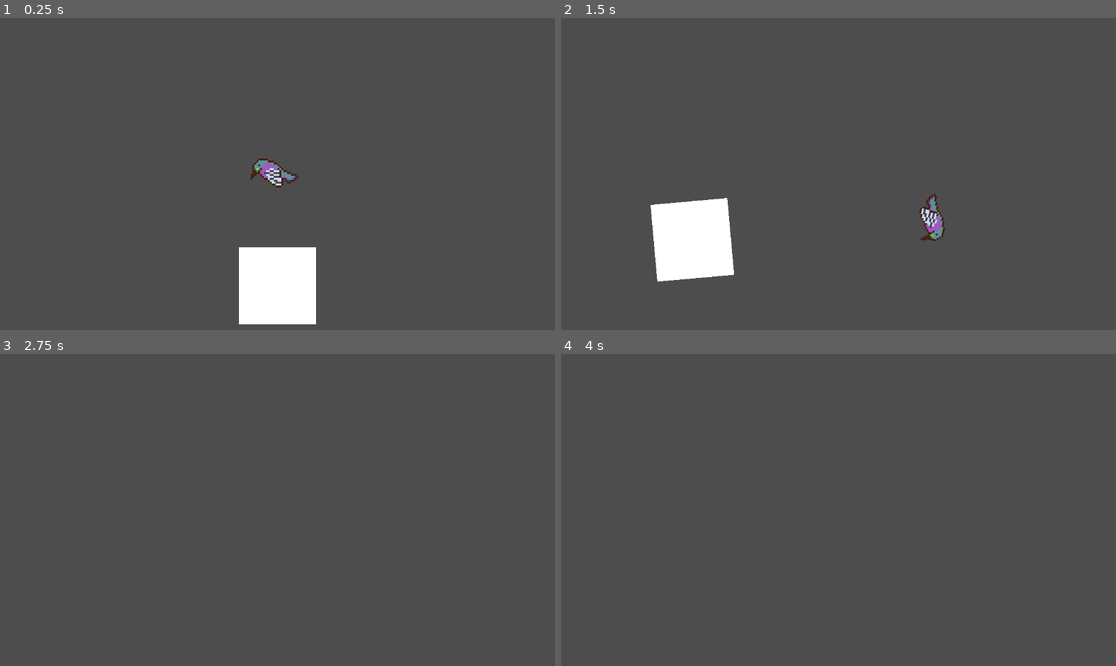
Above: before the commit, frames 1-4 (two rows, left to right).
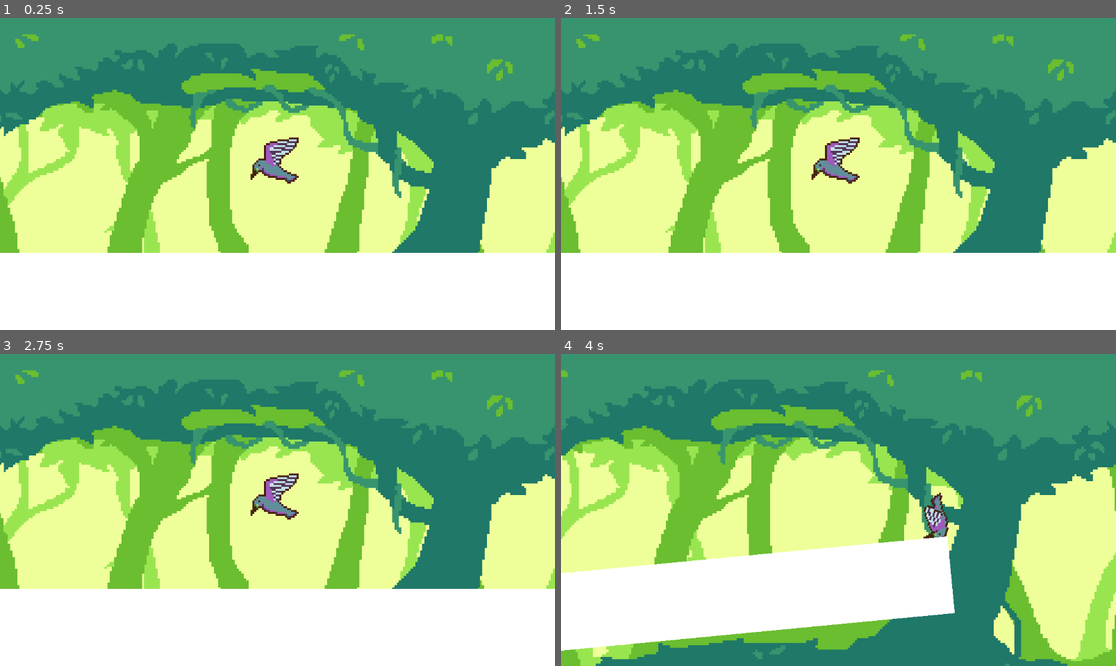
Above: after the commit, the same moments.

Repository: GuyWithaPC/HummingbirdSimulator
Game: Godot game, scene res://Scenes/PlayerControllerTest.tscn
The game is run twice, just before and just after one commit, with the same random seed, the same clock (stepped at 60 frames per second) and the same inputs. The project has no main scene, so this scene is started directly.
Inputs:
- Up to frame 1 (0.25 s): no input
- Up to frame 2 (1.5 s): hold D (right) from 0.53 s (still down); tap W (up) at 0.77 s
- Up to frame 3 (2.75 s): tap W (up) at 1.52 s; release D (right) at 2.03 s; hold A (left) from 2.03 s (still down)
- Up to frame 4 (4 s): tap Enter at 2.75 s; release A (left) at 2.78 s; hold D (right) from 2.78 s (still down); tap W (up) at 3.02, 3.77 s

The runs differ from the first frame. In frame 1, 97% of the frame differs, in the area x 0-100%, y 0-100%; in frame 2, 99%; in frame 3, 100%; in frame 4, 100%.

Commit message:
added countdown audio and a start timer

Diff:
--- a/Prefabs/Player.tscn
+++ b/Prefabs/Player.tscn
@@ -1,7 +1,12 @@
-[gd_scene load_steps=4 format=3 uid="uid://r47hkyg65bmd"]
+[gd_scene load_steps=9 format=3 uid="uid://r47hkyg65bmd"]
 
 [ext_resource type="Script" path="res://Scripts/PlayerController.gd" id="1_0e1xv"]
 [ext_resource type="SpriteFrames" uid="uid://b0yslqpxxnwdm" path="res://Sprites/bird.tres" id="1_gns27"]
+[ext_resource type="Texture2D" uid="uid://8m2oicjhqjgd" path="res://Sprites/Forest/Parallax/0.png" id="3_0ygj3"]
+[ext_resource type="Texture2D" uid="uid://cocgdt3vv3x73" path="res://Sprites/Forest/Parallax/1.png" id="4_8ywe3"]
+[ext_resource type="Texture2D" uid="uid://cpue3eyw7544q" path="res://Sprites/Forest/Parallax/2.png" id="5_gyq3f"]
+[ext_resource type="Texture2D" uid="uid://cqpelaiehkdmr" path="res://Sprites/Forest/Parallax/3.png" id="6_57doj"]
+[ext_resource type="Texture2D" uid="uid://bg5yl878uuag2" path="res://Sprites/Forest/Parallax/4.png" id="7_dc86v"]
 
 [sub_resource type="CircleShape2D" id="CircleShape2D_w3llq"]
 radius = 12.0
@@ -22,3 +27,72 @@
 position_smoothing_enabled = true
 rotation_smoothing_enabled = true
 rotation_smoothing_speed = 0.1
+
+[node name="Background" type="ParallaxBackground" parent="Camera"]
+scale = Vector2(1.2, 1.2)
+transform = Transform2D(1.2, 0, 0, 1.2, 0, 0)
+scroll_base_scale = Vector2(0.05, 0)
+scroll_limit_begin = Vector2(inf_neg, inf_neg)
+scroll_limit_end = Vector2(inf, inf)
+
+[node name="ParallaxLayer0" type="ParallaxLayer" parent="Camera/Background"]
+texture_filter = 1
+texture_repeat = 2
+motion_scale = Vector2(0, 0)
+motion_mirroring = Vector2(256, 0)
+
+[node name="TextureRect" type="TextureRect" parent="Camera/Background/ParallaxLayer0"]
+texture_repeat = 2
+offset_right = 40.0
+offset_bottom = 40.0
+texture = ExtResource("3_0ygj3")
+
+[node name="ParallaxLayer1" type="ParallaxLayer" parent="Camera/Background"]
+texture_filter = 1
+texture_repeat = 2
+motion_mirroring = Vector2(256, 0)
+
+[node name="TextureRect" type="TextureRect" parent="Camera/Background/ParallaxLayer1"]
+texture_repeat = 2
+offset_right = 40.0
+offset_bottom = 40.0
+texture = ExtResource("4_8ywe3")
+
+[node name="ParallaxLayer2" type="ParallaxLayer" parent="Camera/Background"]
+texture_filter = 1
+texture_repeat = 2
+motion_scale = Vector2(2, 2)
+motion_mirroring = Vector2(256, 0)
+
+[node name="TextureRect" type="TextureRect" parent="Camera/Background/ParallaxLayer2"]
+texture_repeat = 2
+offset_right = 40.0
+offset_bottom = 40.0
+texture = ExtResource("5_gyq3f")
+
+[node name="ParallaxLayer3" type="ParallaxLayer" parent="Camera/Background"]
+texture_filter = 1
+texture_repeat = 2
+motion_scale = Vector2(3, 3)
+motion_mirroring = Vector2(256, 0)
+
+[node name="TextureRect" type="TextureRect" parent="Camera/Background/ParallaxLayer3"]
+texture_repeat = 2
+offset_right = 40.0
+offset_bottom = 40.0
+texture = ExtResource("6_57doj")
+
+[node name="ParallaxLayer4" type="ParallaxLayer" parent="Camera/Background"]
+texture_filter = 1
+texture_repeat = 2
+motion_scale = Vector2(4, 4)
+motion_mirroring = Vector2(256, 0)
+
+[node name="TextureRect" type="TextureRect" parent="Camera/Background/ParallaxLayer4"]
+texture_repeat = 2
+offset_right = 40.0
+offset_bottom = 40.0
+texture = ExtResource("7_dc86v")
+
+[node name="Audio" type="AudioStreamPlayer" parent="."]
+max_polyphony = 2
--- a/Scenes/PlayerControllerTest.tscn
+++ b/Scenes/PlayerControllerTest.tscn
@@ -10,7 +10,8 @@
 [node name="Player" parent="." instance=ExtResource("1_74ohp")]
 
 [node name="Wall" type="StaticBody2D" parent="."]
-position = Vector2(-20, 38)
+position = Vector2(-144, 41)
+scale = Vector2(7.2, 1)
 
 [node name="ColorRect" type="ColorRect" parent="Wall"]
 offset_right = 40.0
--- a/Scripts/PlayerController.gd
+++ b/Scripts/PlayerController.gd
@@ -3,17 +3,27 @@
 @export var gravity = 500.0
 @export var tilt_speed = 2.0
 
+var begin_audio = preload("res://Audio/begin.ogg")
+
 var throttle = gravity
 var throttle_speed = gravity
 var MAX_THROTTLE = gravity * 2
 
+var timer = 3.0
+
 func _ready():
-	$Sprite.play()
+	$Audio.stream = begin_audio
+	$Audio.play()
 
 func adjust_throttle(amount: float):
 	throttle = clamp(throttle + amount,0,MAX_THROTTLE)
 
 func _physics_process(delta: float):
+	if (timer > 0):
+		timer -= delta
+		return
+	else:
+		$Sprite.play()
 	# Add the gravity.
 	if not is_on_floor():
 		velocity.y += gravity * delta
Not shown, added: Audio/begin.ogg.import
Binary file added: Fonts/Kenney Blocks.ttf
Not shown, added: Fonts/Kenney Blocks.ttf.import
Binary file added: Sprites/Forest/Parallax/0.png
Not shown, added: Sprites/Forest/Parallax/0.png.import
Binary file added: Sprites/Forest/Parallax/1.png
Not shown, added: Sprites/Forest/Parallax/1.png.import
Binary file added: Sprites/Forest/Parallax/2.png
Not shown, added: Sprites/Forest/Parallax/2.png.import
Binary file added: Sprites/Forest/Parallax/3.png
Not shown, added: Sprites/Forest/Parallax/3.png.import
Binary file added: Sprites/Forest/Parallax/4.png
(and 4 more such lines)
